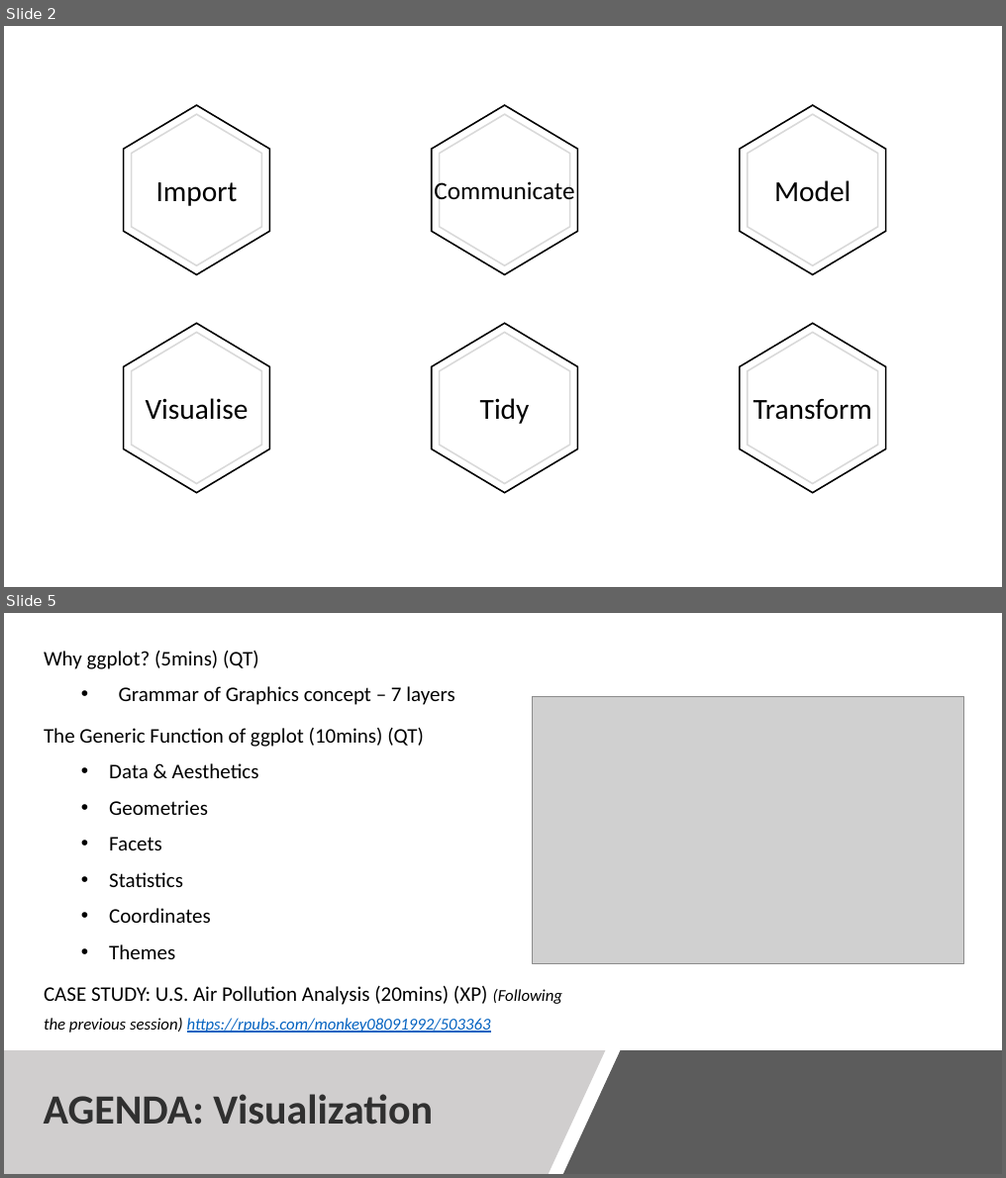
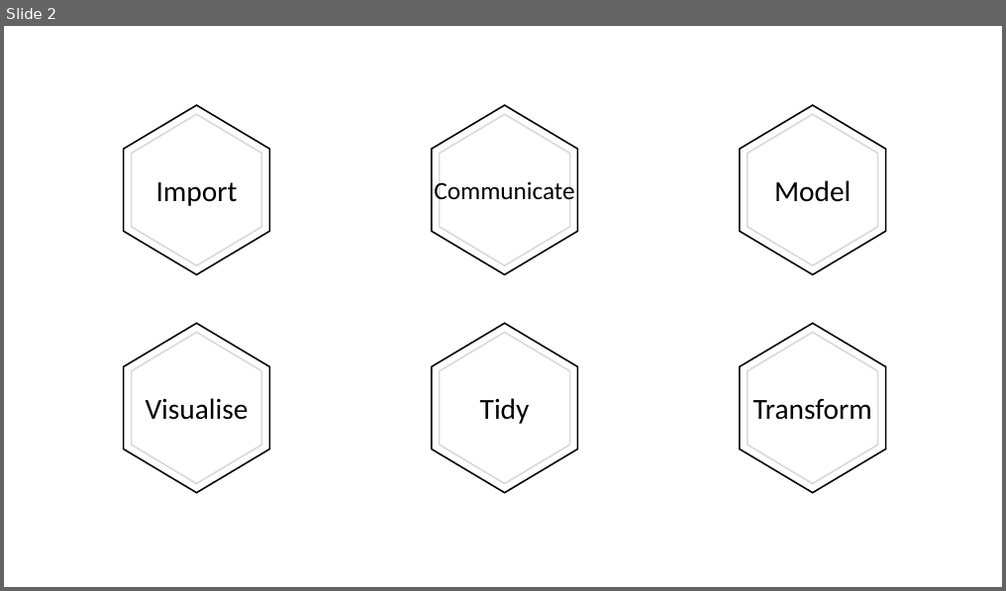
Before and after one commit to ptlxuan89/tidyverse_201912, a slide deck: Tidyverse presentation.pptx. Shown one above the other, each under a label of ours: slides 2 and 5 before the commit, slide 2 after it; the slides between them are not shown. The pictures are 1006x1178 and 1006x591 pixels, drawn with LibreOffice and Linux fonts; fonts in the diff are those of the drawing; grey boxes stand for pictures. Boxes give left, top, right and bottom in pixels: in the first picture for what was removed or moved away, otherwise in the second. Text is boxed around its words. In the diff, an @@ line names an element or a change of style, - is before the commit and + after.

```diff
--- a/Tidyverse presentation.pptx
+++ b/Tidyverse presentation.pptx
@@ slide 5 removed at [4,613,1002,1174], background #FFFFFF @@
@@ text removed at [44,651,562,1033] @@
-Why ggplot? (5mins) (QT)
-  • Grammar of Graphics concept – 7 layers
-The Generic Function of ggplot (10mins) (QT)
-  • Data & Aesthetics
-  • Geometries
-  • Facets
-  • Statistics
-  • Coordinates
-  • Themes
-CASE STUDY: U.S. Air Pollution Analysis (20mins) (XP) (Following the previous session) https://rpubs.com/monkey08091992/503363
@@ picture removed at [532,697,963,963] @@
@@ freeform shape removed at [4,1051,605,1174] @@
@@ freeform shape removed at [563,1051,1002,1174] @@
@@ text removed at [44,1094,433,1125] @@
-AGENDA: Visualization
```
Also in this commit, not shown: 6 slides changed, 16 slides added, 3 other slides removed, 3 other files.
